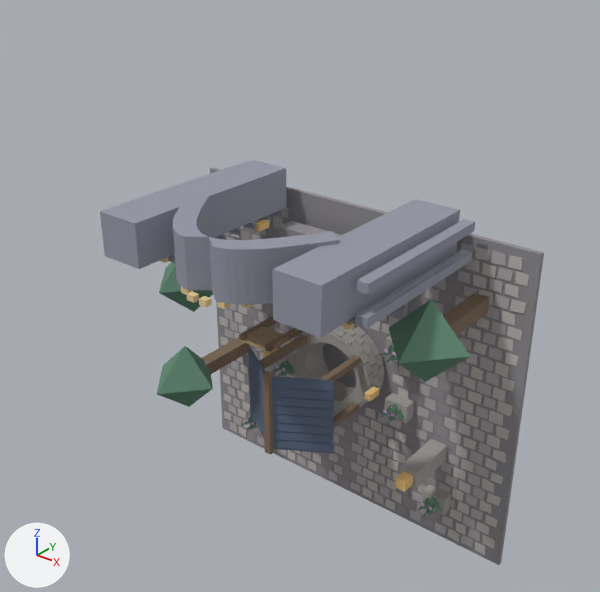
What one commit did to the OBJ model src/Wyrmforge.Presentation.Web/wwwroot/art/town/geometry/t2-central-square-gothic.obj.
Both versions are drawn from a 50 mm lens placed at (10.19, -14.67, 10.36), pointed at (0.07, -2.02, 2.52). The lights are fixed; the arrows at lower left show +X, +Y and +Z. The picture after the commit comes second. Where no turn or scale is listed for an object, it has been applied to the vertices. Vertices at exactly the same position are counted once.

The older version as bpy lines, for what is in view:
```python
me_t2_central_square_gothic = bpy.data.meshes.new('t2-central-square-gothic')
me_t2_central_square_gothic.from_pydata(...)  # 3752 vertices, 1654 faces; spans x -4.5..4.5, y -5.02..0.12, z -4.0..4.68
me_t2_central_square_gothic.materials.append(mat_stone_paving)  # grey #908e93
me_t2_central_square_gothic.materials.append(mat_stone_well)  # grey #a6a29e
me_t2_central_square_gothic.materials.append(mat_timber)  # brown #816c59
me_t2_central_square_gothic.materials.append(mat_slate_roof)  # blue #5d6c84
me_t2_central_square_gothic.materials.append(mat_board)  # brown #9b8469
me_t2_central_square_gothic.materials.append(mat_lantern)  # beige #edc47c
me_t2_central_square_gothic.materials.append(mat_foliage)  # green #618973
me_t2_central_square_gothic.materials.append(mat_stone_cobble_light)  # light grey #c2bcb8
me_t2_central_square_gothic.materials.append(mat_stone_cobble_mid)  # grey #b5adaf
me_t2_central_square_gothic.materials.append(mat_stone_cobble_dark)  # grey #999397
me_t2_central_square_gothic.materials.append(mat_parchment)  # pale yellow #dfd1c0
me_t2_central_square_gothic.materials.append(mat_gold)  # beige #e5ca93
me_t2_central_square_gothic.materials.append(mat_gate_stone)  # grey #9597a6
me_t2_central_square_gothic.materials.append(mat_banner)  # blue #5586af
me_t2_central_square_gothic.materials.append(mat_flowers)  # pink #dab1db
ob_t2_central_square_gothic = bpy.data.objects.new('t2-central-square-gothic', me_t2_central_square_gothic)
ob_t2_central_square_gothic.location = (0.0, 0.0, 0.0)
```
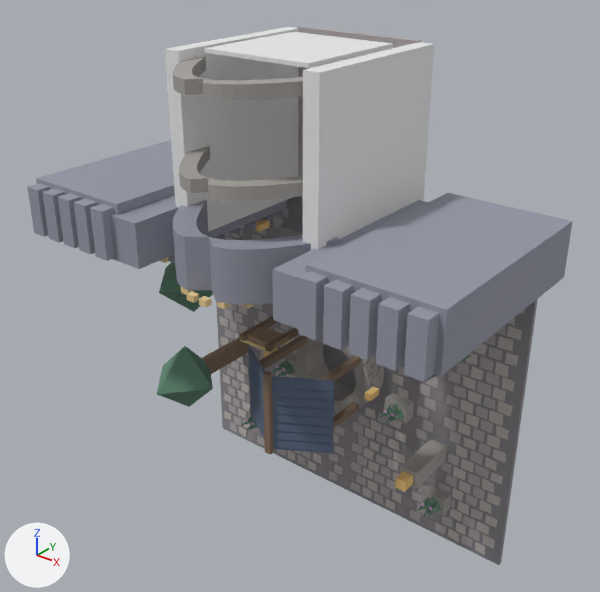
Changed parts and their boxes (x1, y1, x2, y2) in the pictures (600 x 592 px):
't2-central-square-gothic', reshaped (23% wider, 33% taller): before (100, 160, 544, 565); after (27, 26, 573, 565)
part 1 of me_t2_central_square_gothic, added: after (36, 140, 175, 215)
part 2 of me_t2_central_square_gothic, added: after (306, 193, 573, 376)
part 3 of me_t2_central_square_gothic, added: after (27, 26, 439, 382)

The edits, one by one:
Material 'window' (mat_window) is new.
Its base color is (0.8, 0.8, 0.8) (white #e7e7e7).
Its roughness is 1.0.
Material 'portal_glow' (mat_portal_glow) is new.
Its base color is (0.8, 0.8, 0.8) (white #e7e7e7).
Its roughness is 1.0.
Material 'dark_stone' (mat_dark_stone) is new.
Its base color is (0.8, 0.8, 0.8) (white #e7e7e7).
Its roughness is 1.0.
me_t2_central_square_gothic is used by ob_t2_central_square_gothic; location (0.0, 0.0, 0.0).
me_t2_central_square_gothic had 3752 vertices, 1654 faces and spanned x -4.5..4.5, y -5.02..0.12, z -4.0..4.68.
me_t2_central_square_gothic now has 4836 vertices, 2534 faces and spans x -5.03..5.03, y -5.06..0.12, z -4.0..7.76.
me_t2_central_square_gothic part 1: a new loose piece, a box spanning x -5.03..-2.38, y -4.75..-0.05, z 3.67..4.83, in mat_gate_stone (grey #9597a6).
me_t2_central_square_gothic part 2: a new loose piece, a box spanning x 2.38..5.03, y -4.75..-0.05, z 3.67..4.83, in mat_gate_stone (grey #9597a6).
me_t2_central_square_gothic part 3: 844 vertices added at x -4.91..4.91, y -5.06..-0.01, z 3.45..7.76.
Other edits to the shape of me_t2_central_square_gothic do not show in these pictures.
me_t2_central_square_gothic gains material mat_dark_stone (white #e7e7e7).
me_t2_central_square_gothic gains material mat_portal_glow (white #e7e7e7).
me_t2_central_square_gothic gains material mat_window (white #e7e7e7).
